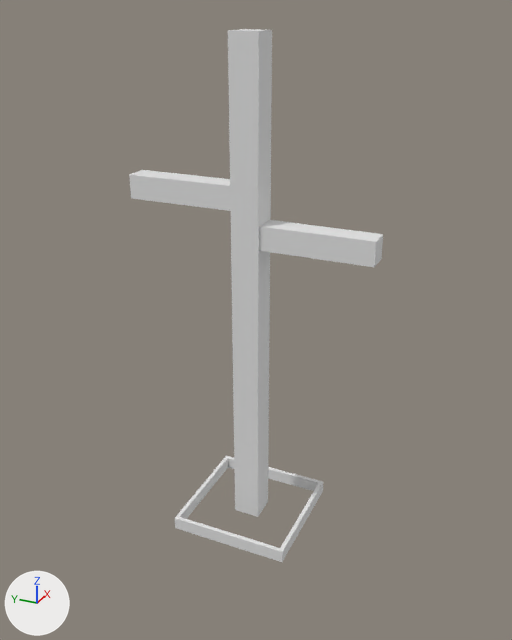
The Blender file Blend Files/Street Objects.blend: old version first, new version second.
One viewpoint serves both versions: a camera (50 mm lens) standing at (-9.27, -4.26, 8.27) and looking at (0.28, 0.04, 3.49). The lights are fixed; the arrows at lower left show +X, +Y and +Z. The same objects are shown in both versions, whatever each file hides.
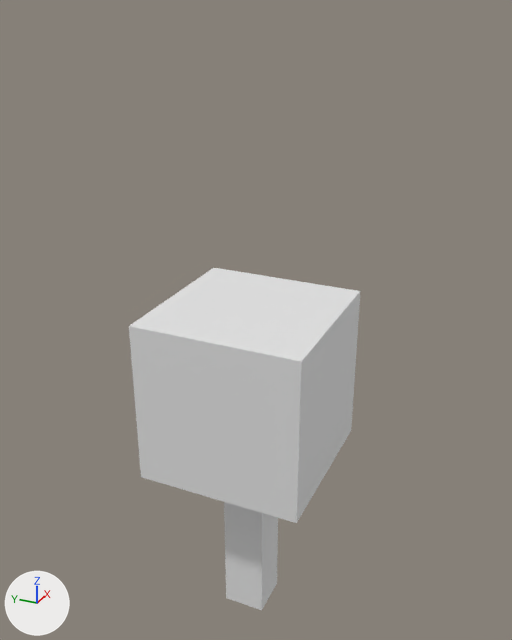
What differs and where, as boxes [x1, y1, x2, y2] in the pictures (512 x 640 px):
```json
{"object": "Cube.010", "change": "reshaped, moved, rescaled, turned", "before": [129, 29, 383, 517], "after": [129, 268, 360, 523]}
{"object": "Cube.007", "change": "reshaped, rescaled", "before": [175, 456, 323, 562], "after": [224, 502, 278, 610]}
{"part": 1, "of": "me_cube_009", "change": "deleted", "before": [228, 29, 272, 517]}
{"part": 2, "of": "me_cube_009", "change": "deleted", "before": [259, 220, 383, 267]}
```

The change, as JSON lines over the scene's bpy script:
```json
{"block": "me_cube_009", "where": "me_cube_009.from_pydata(...)  # 24 vertices, 18 faces; spans x -1.2..1.2, y -30.4..12.2, z -1.0..2.8"}
{"block": "me_cube_009", "where": "# used by ob_cube_010; location = (0.0, 0.93, 5.59); rotation_euler = (1.571, 0.0, 0.0), in degrees (90, 0, 0); scale = (0.186, 0.186, 1.03)"}
{"block": "me_cube_009", "change": "me_cube_009 part 1: the loose piece of 8 vertices spanning x -1.2..1.2, y -30.4..12.2, z 0.7..1.1 is deleted"}
{"block": "me_cube_009", "change": "me_cube_009 part 2: the loose piece of 8 vertices spanning x -1.0..1.0, y -3.9..-1.9, z 0.8..2.8 is deleted"}
{"block": "me_cube_007", "where": "# used by ob_cube_007; location = (0.0, 0.0, 0.0); scale = (1.0, 1.0, 0.11)"}
{"op": "remove", "block": "me_cube_007", "code": "me_cube_007.from_pydata(...)  # 32 vertices, 32 faces; spans x -1.0..1.0, y -1.0..1.0, z -1.0..1.0"}
{"op": "add", "block": "me_cube_007", "code": "me_cube_007.from_pydata(...)  # 8 vertices, 6 faces; spans x -1.0..1.0, y -1.0..1.0, z -1.0..1.0"}
{"block": "me_cube_007", "change": "me_cube_007 part 3"}
{"block": "me_cube_007", "change": "24 vertices are removed from x -1.0..1.0, y -1.0..1.0, z -1.0..1.0"}
{"block": "me_cube_007", "change": "32 faces are deleted"}
{"block": "me_cube_007", "change": "6 new faces join them"}
{"op": "set", "path": "ob_cube_010.rotation_euler", "old": "(1.571, 0.0, 0.0)", "new": "(0.0, 0.0, 0.0)", "note": "degrees (90, 0, 0) -> degrees (0, 0, 0)"}
{"op": "set", "path": "ob_cube_010.location", "old": "(0.0, 0.93, 5.59)", "new": "(0.0, 0.0, 2.47)"}
{"op": "set", "path": "ob_cube_010.scale", "old": "(0.186, 0.186, 1.03)", "new": "(1.36, 1.36, 1.36)"}
{"op": "set", "path": "ob_cube_007.scale", "old": "(1.0, 1.0, 0.11)", "new": "(0.365, 0.365, 2.06)"}
```
